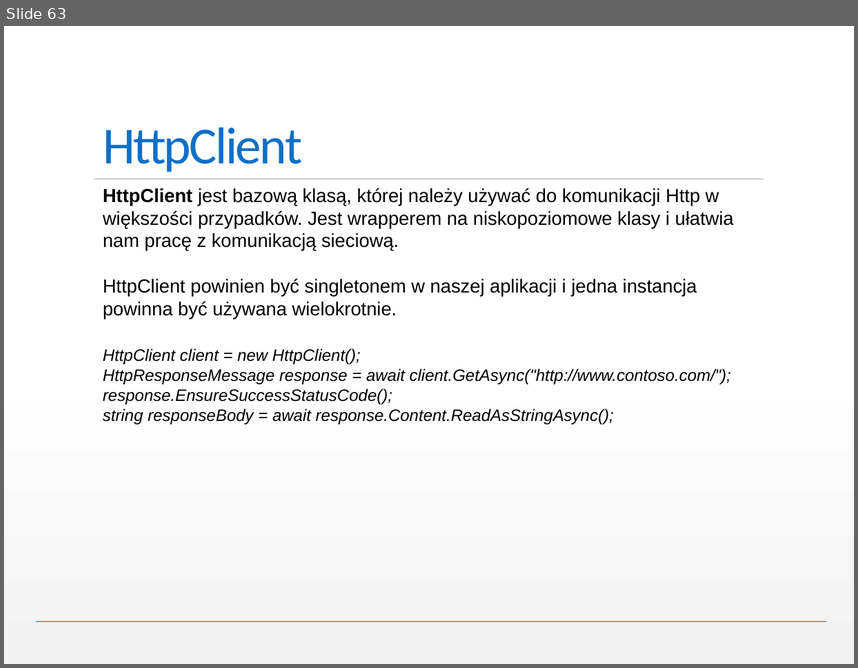
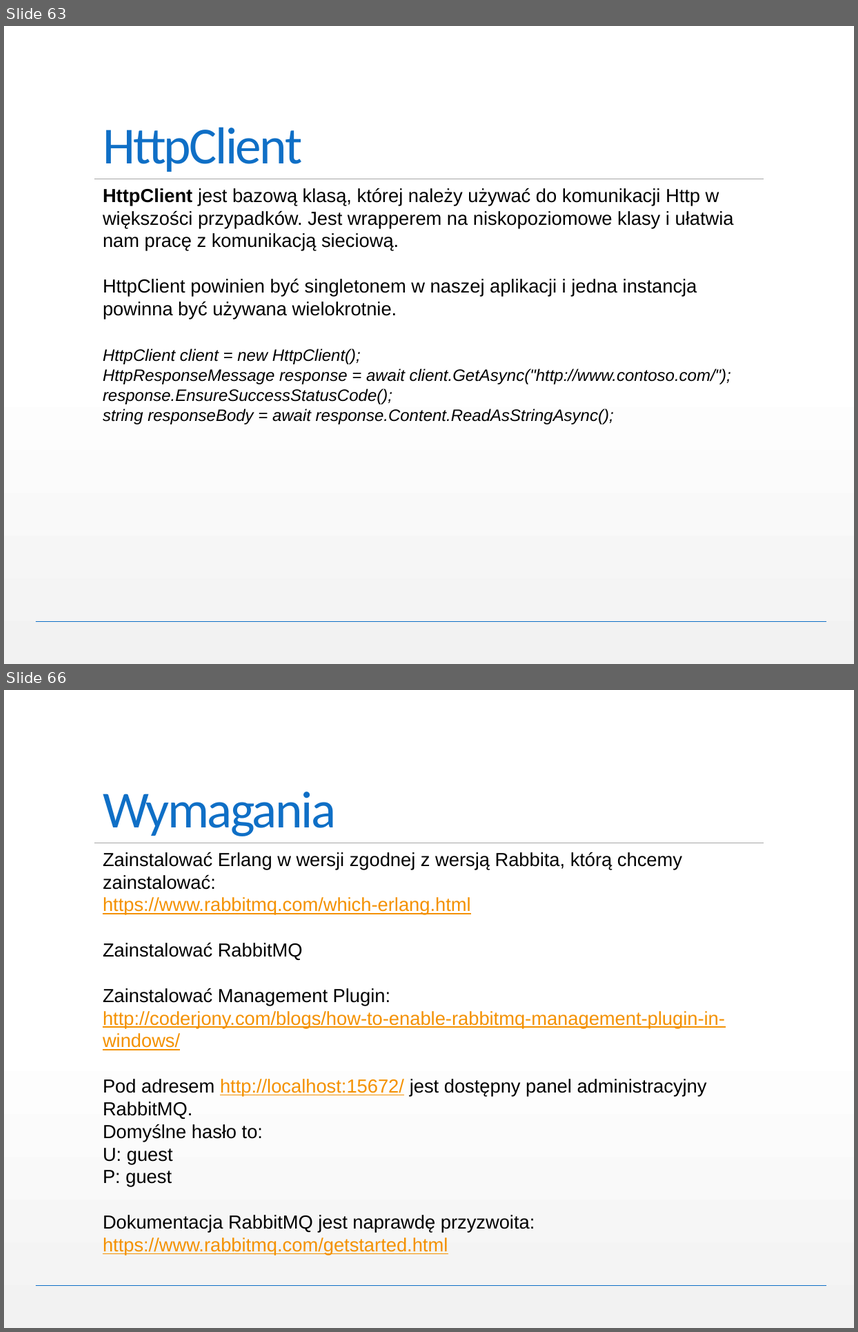
Before and after one commit to miloszzieba/.NetAdvanced, a slide deck: NET Framework Advanced.pptx. Shown one above the other, each under a label of ours: slide 63 before the commit, slides 63 and 66 after it; the slides between them are not shown. The pictures are 858x668 and 858x1332 pixels, drawn with LibreOffice and Linux fonts; fonts in the diff are those of the drawing. Boxes give left, top, right and bottom in pixels: in the first picture for what was removed or moved away, otherwise in the second. Text is boxed around its words. In the diff, an @@ line names an element or a change of style, - is before the commit and + after.

```diff
--- a/NET Framework Advanced.pptx
+++ b/NET Framework Advanced.pptx
@@ slide 66 added at [4, 690, 854, 1328], background gradient #FFFFFF to #F2F2F2; not listed: 2 template elements that a slide beside it also shows @@
@@ title added at [103, 791, 336, 836], 44 pt, text #0F6FC6 @@
+Wymagania
@@ text added at [103, 852, 725, 1255], 16 pt, text #000000 @@
+Zainstalować Erlang w wersji zgodnej z wersją Rabbita, którą chcemy zainstalować:
+https://www.rabbitmq.com/which-erlang.html
+Zainstalować RabbitMQ
+Zainstalować Management Plugin:
+http://coderjony.com/blogs/how-to-enable-rabbitmq-management-plugin-in-windows/
+Pod adresem http://localhost:15672/ jest dostępny panel administracyjny RabbitMQ.
+Domyślne hasło to:
+U: guest
+P: guest
+Dokumentacja RabbitMQ jest naprawdę przyzwoita:
+https://www.rabbitmq.com/getstarted.html
```
Also in this commit, not shown: 4 slides changed, 2 other slides added.
